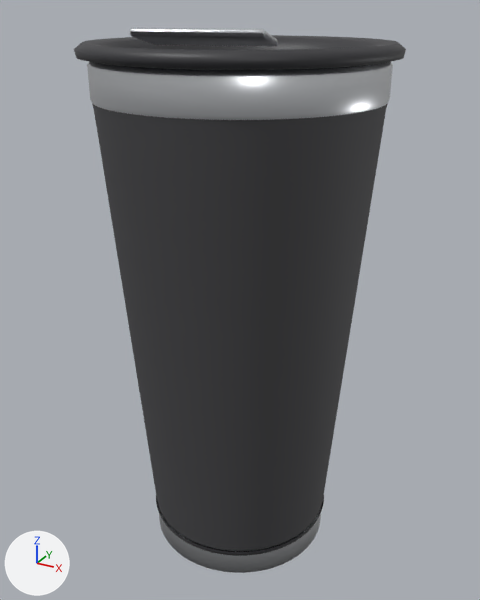
An edit to the Blender file assets-src/pint.blend, drawn before and after from the same camera.
Both versions are drawn from a 50 mm camera at (0.106, -0.1927, 0.1936) aimed at (-0.0005, 0.001, 0.0968). Arrows for +X, +Y and +Z are at lower left; the lights stay in place. The picture after the commit comes second.

Names of what the first picture shows: 'Body', 'Lid_tab', 'Plastic_lid', 'Plastic_ring', 'Steel_base', 'Steel_top'.
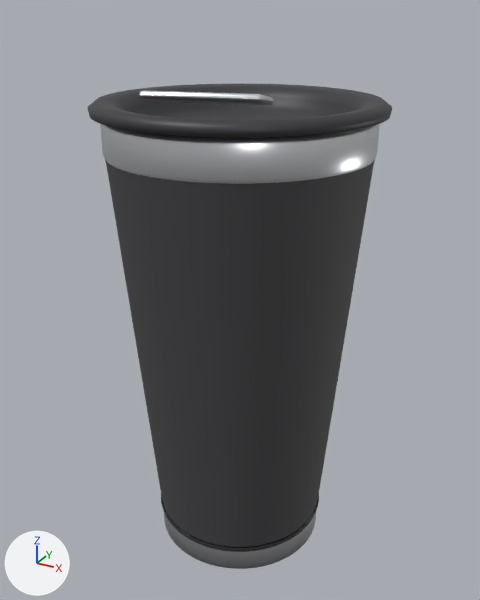
What differs and where, as boxes [x1, y1, x2, y2] in the pictures (480 x 600 px):
'Body', moved, rescaled (9% narrower, 14% shorter)
    before: [92, 103, 388, 551]
    after: [105, 160, 375, 547]
'Steel_top', moved, rescaled
    before: [87, 62, 393, 120]
    after: [100, 124, 380, 184]
'Plastic_lid', reshaped
    before: [74, 35, 406, 70]
    after: [88, 84, 392, 138]
'Lid_tab', moved, rescaled (8% narrower, 20% shorter)
    before: [130, 28, 277, 47]
    after: [139, 90, 274, 105]
'Steel_base', reshaped
    before: [159, 508, 321, 573]
    after: [163, 504, 317, 569]

The change, as a list of edits to the scene's bpy script:
```text
Change me_body:
    used by ob_body; parent = ob_pint; location = (0.0, 0.0, 0.0)
    remove me_body.from_pydata(...)  # 512 vertices, 384 faces; spans x -0.046..0.046, y -0.046..0.046, z 0.012..0.168
    add me_body.from_pydata(...)  # 512 vertices, 384 faces; spans x -0.044..0.044, y -0.044..0.044, z 0.012..0.15
    me_body part 1: the whole mesh is scaled about its middle by (0.945, 0.945, 0.889), then moved by (0.0, 0.0, -0.009)
Change me_steel_base:
    used by ob_steel_base; parent = ob_pint; location = (0.0, 0.0, 0.0)
    remove me_steel_base.from_pydata(...)  # 513 vertices, 512 faces; spans x -0.0335..0.0335, y -0.0335..0.0335, z 0.0..0.0095
    add me_steel_base.from_pydata(...)  # 513 vertices, 512 faces; spans x -0.0316..0.0316, y -0.0316..0.0316, z 0.0..0.0095
    me_steel_base part 2: 512 of 513 vertices moved; they spanned x -0.0335..0.0335, y -0.0335..0.0335, z 0.0..0.0095 and now span x -0.0316..0.0316, y -0.0316..0.0316, z 0.0..0.0095; mean shift (0.0, 0.0, 0.0); largest move (0.0, -0.0335, 0.0012) -> (0.0, -0.0316, 0.0012)
Change me_steel_top:
    used by ob_steel_top; parent = ob_pint; location = (0.0, 0.0, 0.0)
    remove me_steel_top.from_pydata(...)  # 640 vertices, 512 faces; spans x -0.0466..0.0466, y -0.0466..0.0466, z 0.1675..0.1795
    add me_steel_top.from_pydata(...)  # 640 vertices, 512 faces; spans x -0.0442..0.0442, y -0.0442..0.0442, z 0.1505..0.1625
    me_steel_top part 3: the whole mesh is scaled about its middle by (0.947, 0.947, 1), then moved by (0.0, 0.0, -0.017)
Change me_plastic_lid:
    used by ob_plastic_lid; parent = ob_pint; location = (0.0, 0.0, 0.0)
    remove me_plastic_lid.from_pydata(...)  # 897 vertices, 896 faces; spans x -0.05..0.05, y -0.05..0.05, z 0.1765..0.1843
    add me_plastic_lid.from_pydata(...)  # 897 vertices, 896 faces; spans x -0.0476..0.0476, y -0.0476..0.0476, z 0.1595..0.1673
    me_plastic_lid part 4: 897 of 897 vertices moved; they spanned x -0.05..0.05, y -0.05..0.05, z 0.1765..0.1843 and now span x -0.0476..0.0476, y -0.0476..0.0476, z 0.1595..0.1673; mean shift (0.0, 0.0, -0.017)
Change me_cube:
    used by ob_lid_tab; parent = ob_pint; location = (0.0, 0.0, 0.0)
    remove me_cube.from_pydata(...)  # 152 vertices, 150 faces; spans x -0.0254..0.0174, y -0.0276..-0.0004, z 0.1831..0.1883
    add me_cube.from_pydata(...)  # 152 vertices, 150 faces; spans x -0.0243..0.0163, y -0.0259..-0.0001, z 0.166..0.171
    me_cube part 5: the whole mesh is scaled about its middle by (0.948, 0.945, 0.953), then moved by (0.0, 0.001, -0.0172)
```
